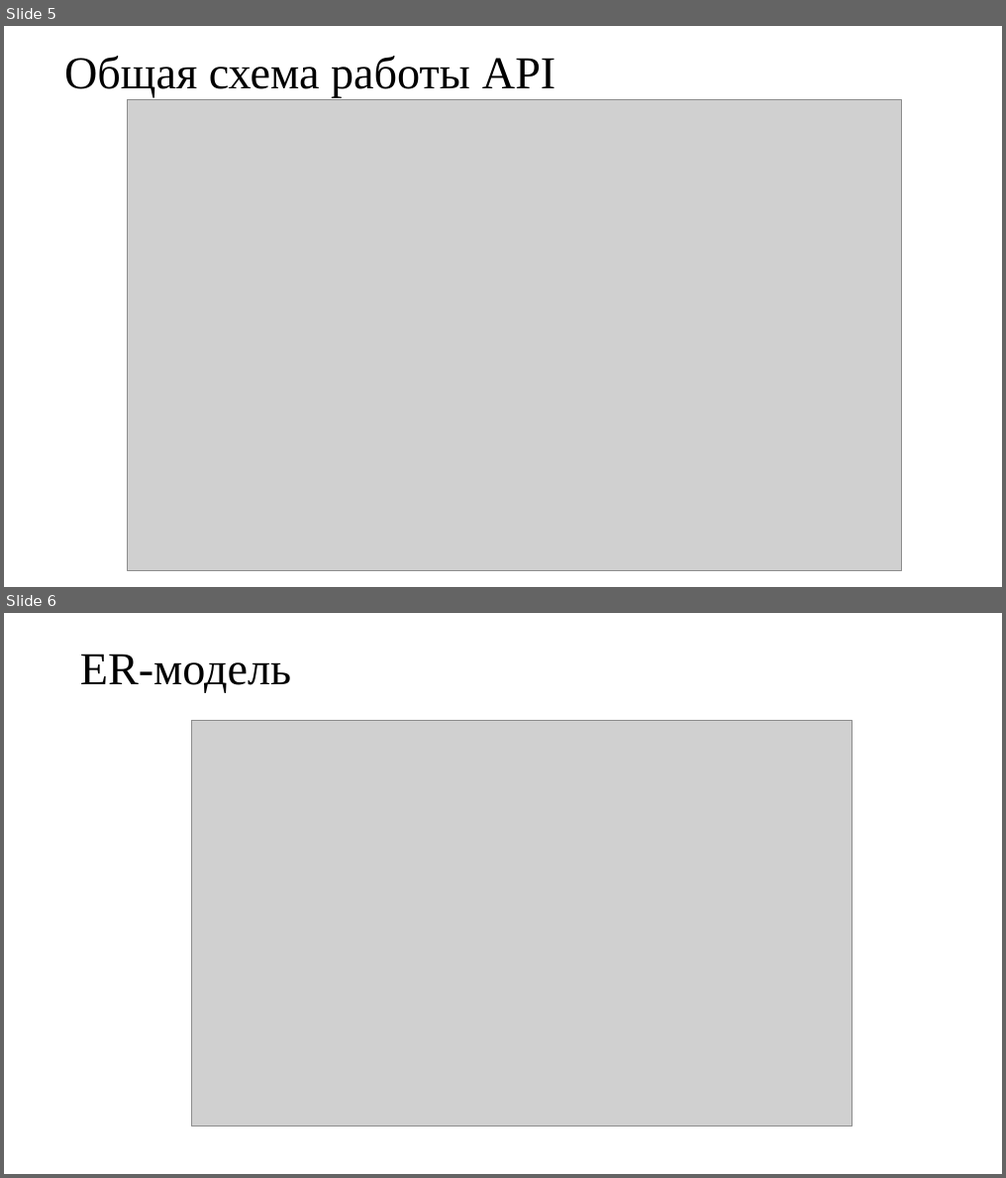
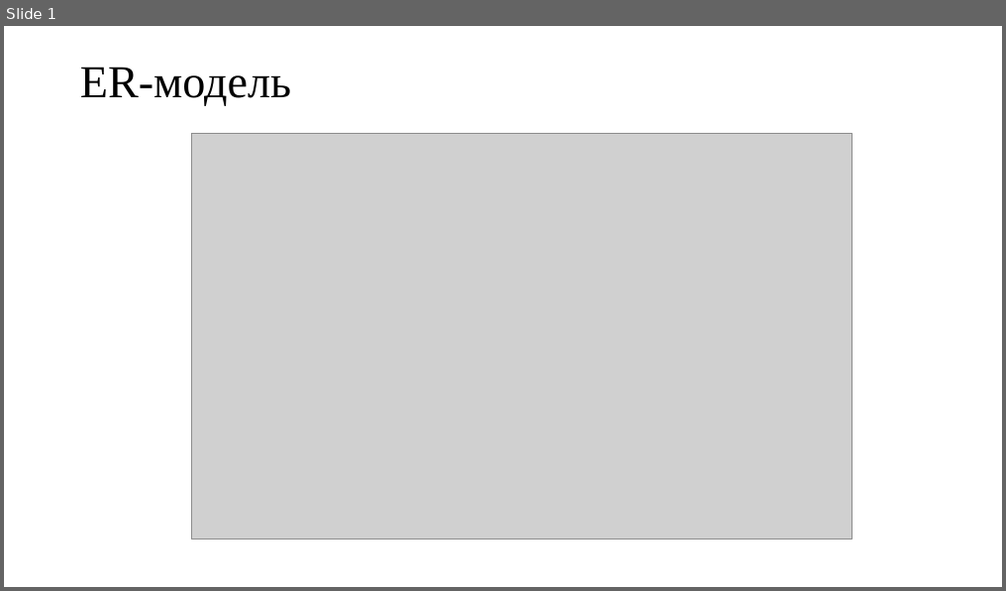
Before and after one commit to Zhambik/Kursach, a slide deck: Информационная система «Байкальский патруль».pptx. Shown one above the other, each under a label of ours: slides 5 and 6 before the commit, slide 1 after it. The pictures are 1006x1178 and 1006x591 pixels, drawn with LibreOffice and Linux fonts; fonts in the diff are those of the drawing; grey boxes stand for pictures. Boxes give left, top, right and bottom in pixels: in the first picture for what was removed or moved away, otherwise in the second. Text is boxed around its words. In the diff, an @@ line names an element or a change of style, - is before the commit and + after.

```diff
--- a/Информационная система «Байкальский патруль».pptx
+++ b/Информационная система «Байкальский патруль».pptx
@@ slide 5 removed at box(4, 26, 1002, 587), background #FFFFFF @@
@@ title removed at box(64, 56, 555, 98) @@
-Общая схема работы API
@@ picture removed at box(128, 100, 902, 571) @@
@@ what was slide 6 is now slide 1 @@
```
Also in this commit, not shown: 5 other slides removed, 10 other files.
